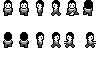
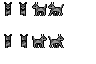
Revision of a layered 96 × 64 image; what changed, layer by layer:
removed layer "Layer 5" over [64, 0, 96, 44]
renamed "Layer 4" to "Layer 2", painted on it over [3, 0, 96, 48]
